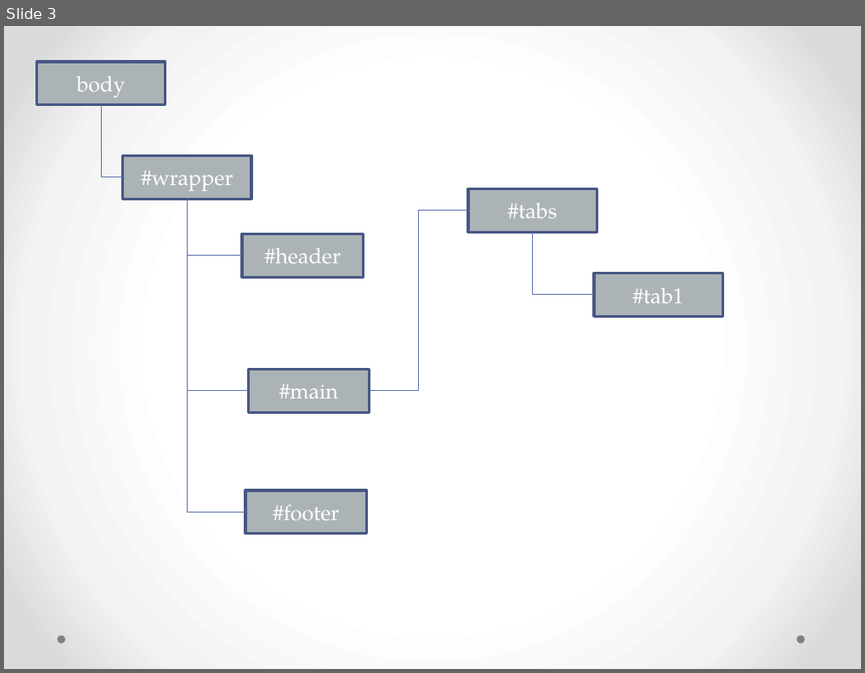
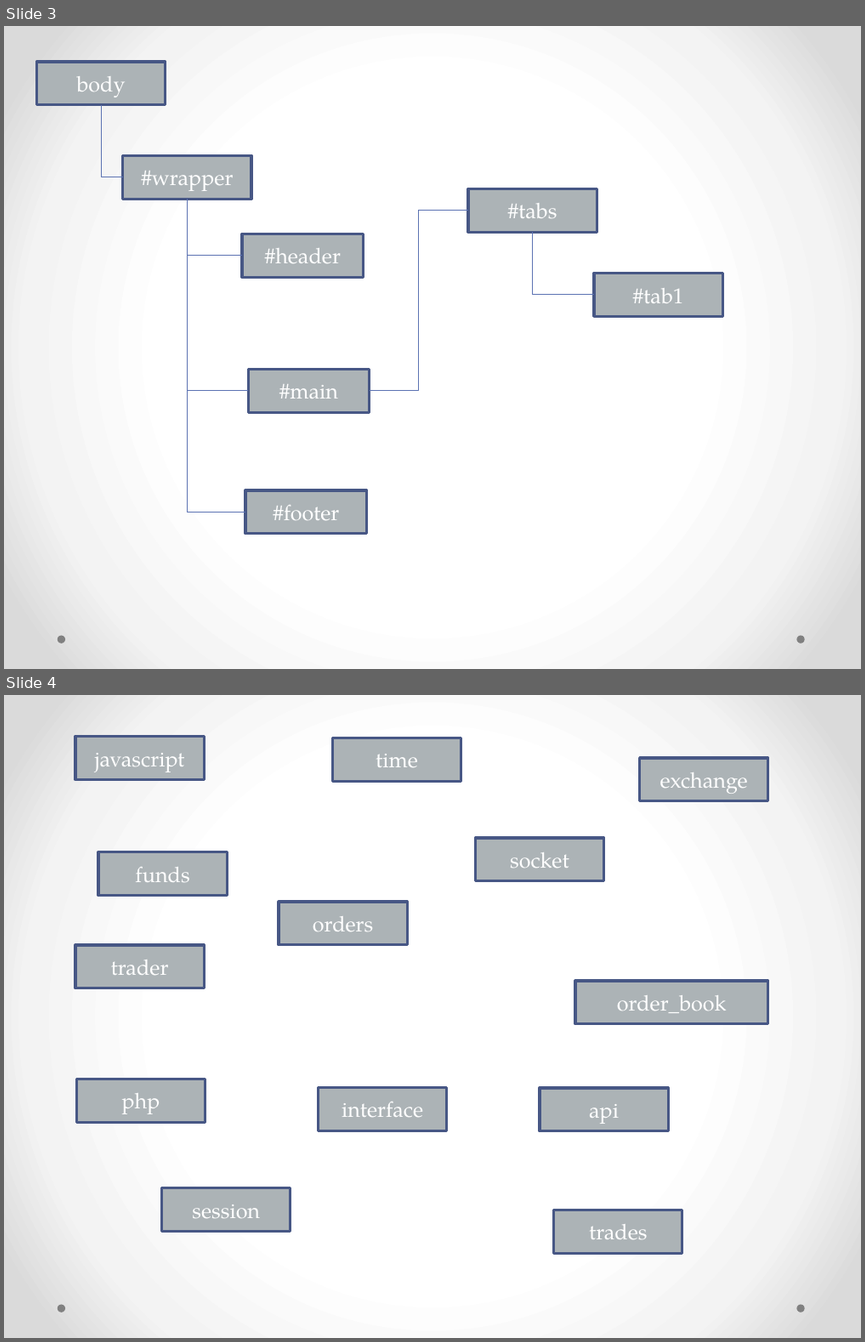
Before and after one commit to JamesLeB/Kevin, a slide deck: Document.pptx. Shown one above the other, each under a label of ours: slide 3 before the commit, slides 3 and 4 after it. The pictures are 865x673 and 865x1342 pixels, drawn with LibreOffice and Linux fonts; fonts in the diff are those of the drawing. Boxes give left, top, right and bottom in pixels: in the first picture for what was removed or moved away, otherwise in the second. Text is boxed around its words. In the diff, an @@ line names an element or a change of style, - is before the commit and + after.

```diff
--- a/Document.pptx
+++ b/Document.pptx
@@ slide 4 added at [4, 695, 861, 1338], background gradient #FFFFFF to #F4F4F4 to #DADADA; not listed: 2 template elements that a slide beside it also shows @@
@@ rectangle added at [75, 736, 204, 780], fill #ACB3B6, outline #475785 2.25 pt, 18 pt, text #FFFFFF @@
+javascript
@@ rectangle added at [332, 737, 460, 782], fill #ACB3B6, outline #475785 2.25 pt, 18 pt, text #FFFFFF @@
+time
@@ rectangle added at [640, 758, 768, 801], fill #ACB3B6, outline #475785 2.25 pt, 18 pt, text #FFFFFF @@
+exchange
@@ rectangle added at [475, 838, 604, 882], fill #ACB3B6, outline #475785 2.25 pt, 18 pt, text #FFFFFF @@
+socket
@@ rectangle added at [98, 851, 227, 896], fill #ACB3B6, outline #475785 2.25 pt, 18 pt, text #FFFFFF @@
+funds
@@ rectangle added at [279, 902, 408, 945], fill #ACB3B6, outline #475785 2.25 pt, 18 pt, text #FFFFFF @@
+orders
@@ rectangle added at [75, 945, 204, 989], fill #ACB3B6, outline #475785 2.25 pt, 18 pt, text #FFFFFF @@
+trader
@@ rectangle added at [575, 981, 768, 1024], fill #ACB3B6, outline #475785 2.25 pt, 18 pt, text #FFFFFF @@
+order_book
@@ rectangle added at [77, 1079, 205, 1123], fill #ACB3B6, outline #475785 2.25 pt, 18 pt, text #FFFFFF @@
+php
@@ rectangle added at [318, 1088, 447, 1131], fill #ACB3B6, outline #475785 2.25 pt, 18 pt, text #FFFFFF @@
+interface
@@ rectangle added at [540, 1088, 668, 1131], fill #ACB3B6, outline #475785 2.25 pt, 18 pt, text #FFFFFF @@
+api
@@ rectangle added at [161, 1188, 290, 1231], fill #ACB3B6, outline #475785 2.25 pt, 18 pt, text #FFFFFF @@
+session
@@ rectangle added at [554, 1209, 682, 1253], fill #ACB3B6, outline #475785 2.25 pt, 18 pt, text #FFFFFF @@
+trades
```
Also in this commit, not shown: 1 slide changed.
